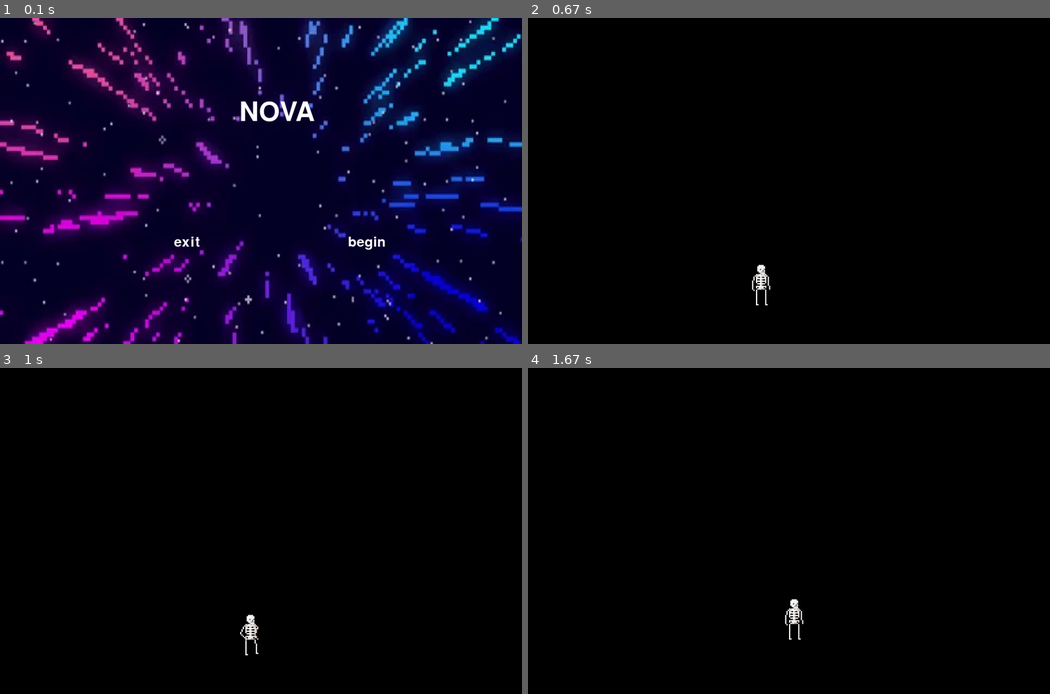
Above: before the commit, frames 1-4 (two rows, left to right).
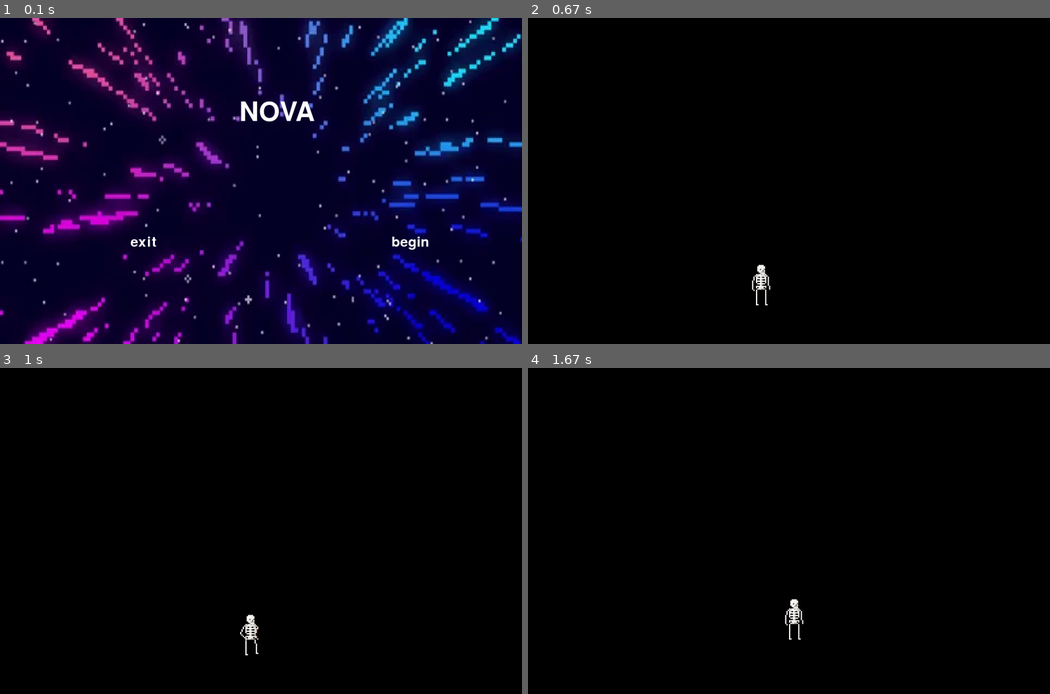
Above: after the commit, the same moments.

Repository: Leilaniriv/COMP323
Game: pygame game, started from COMP323/Project/start_screen.py
Two runs of this game, one before a commit and one after it. Both use one fixed random seed, a clock stepped at 60 frames per second and the inputs below.
Inputs (mouse positions are in pixels of both pictures, inside the frame that each line leads up to):
- Up to frame 1 (0.1 s): no input
- Up to frame 2 (0.67 s): click "begin" at 0.38 s
- Up to frame 3 (1 s): hold Right from 0.67 s (still down); move the mouse to (240, 544) at 0.7 s
- Up to frame 4 (1.67 s): release Right at 1.13 s; hold Up 1.17-1.47 s; hold Right from 1.5 s (still down)

The runs differ from the first frame. In frame 1, 0.4% of the frame differs, in the area x 25-83%, y 67-72%; in frame 2, nothing differs; in frame 3, nothing differs; in frame 4, nothing differs.

Commit message:
fixed button and title spacing

Diff:
--- a/COMP323/Project/start_screen.py
+++ b/COMP323/Project/start_screen.py
@@ -29,8 +29,8 @@
         begin = font.render('begin', True, white)
         title = fontTitle.render("NOVA", True, white)
 
-        exit_button = pygame.Rect(width/4 + 60, height/2 + 100, 150, 90)
-        begin_button = pygame.Rect(width/2 + 170, height/2 + 100,150,90)
+        exit_button = pygame.Rect(width/4 - 45, height/2 + 100, 150, 90)
+        begin_button = pygame.Rect(width/2 + 270, height/2 + 100,150,90)
 
         running = True
         while running:
@@ -66,9 +66,9 @@
 
 
         #adds the title, exit, and begin text
-            self.screen.blit(exit, (width/4+100, height/2 + 125))
-            self.screen.blit(begin, (width/2+200, height/2 + 125))
-            self.screen.blit(title, (width/2 - 50, height/4))
+            self.screen.blit(exit, (width/4, height/2 + 125))
+            self.screen.blit(begin, (width/2 + 300, height/2 + 125))
+            self.screen.blit(title, (width/2 -50, height/4))
 
             pygame.display.update()
             self.clock.tick(60)
